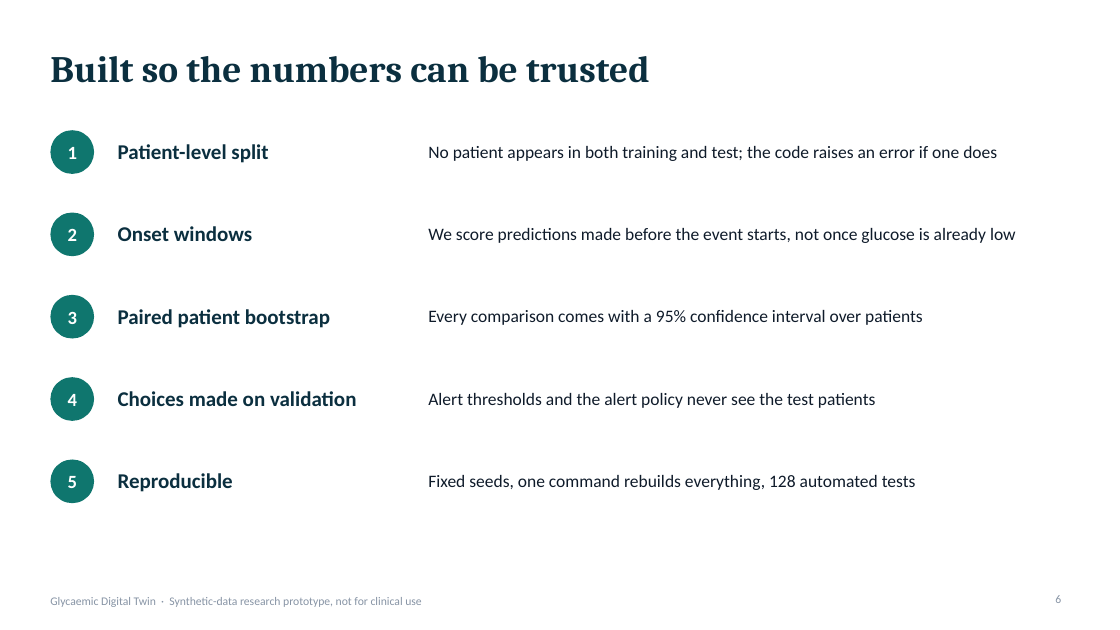
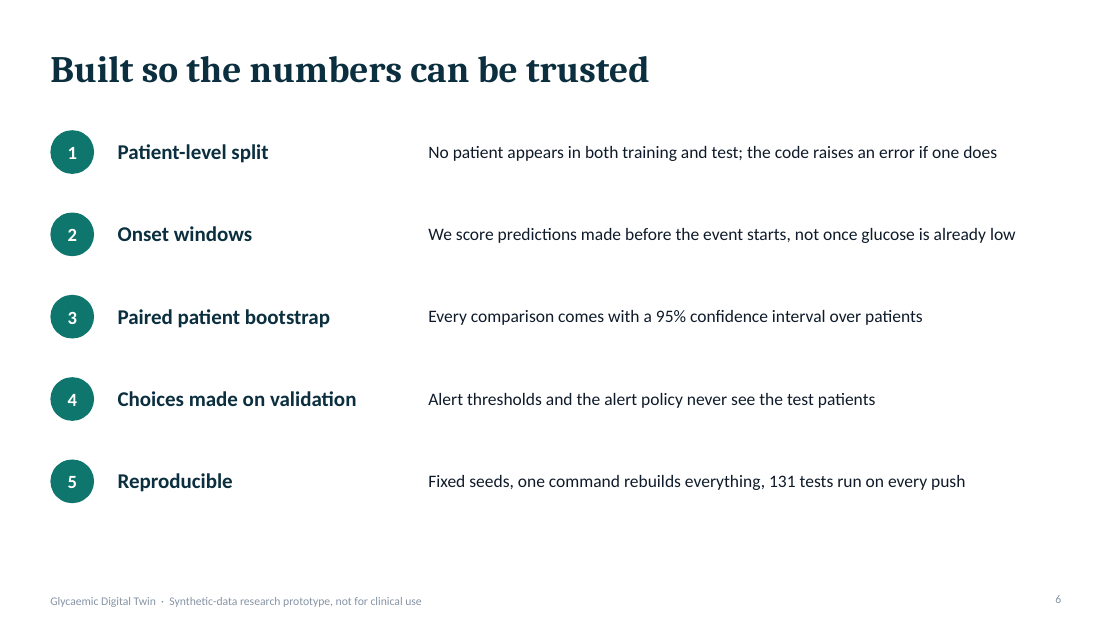
Before and after one commit to AkhileshNalla11/Sync-and-Predict_BITSoM, a slide deck: slide 6 of docs/presentation.pptx. Drawn at 1120x630 pixels with LibreOffice and Linux fonts; fonts in the diff are those of the drawing. Boxes give left, top, right and bottom in pixels: in the first picture for what was removed or moved away, otherwise in the second. Text is boxed around its words. In the diff, an @@ line names an element or a change of style, - is before the commit and + after.

```diff
--- a/docs/presentation.pptx
+++ b/docs/presentation.pptx
@@ text at box(428, 475, 965, 490): text changed @@
-Fixed seeds, one command rebuilds everything, 128 automated tests
+Fixed seeds, one command rebuilds everything, 131 tests run on every push
```
Also in this commit, not shown: 2 other slides changed, 1 slide added, 1 slide removed, 19 other files.
